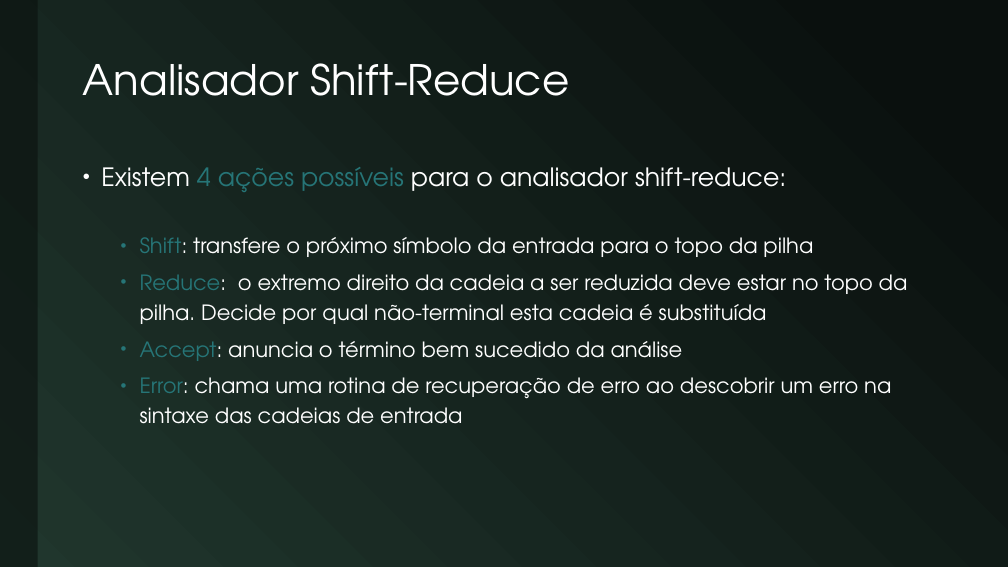
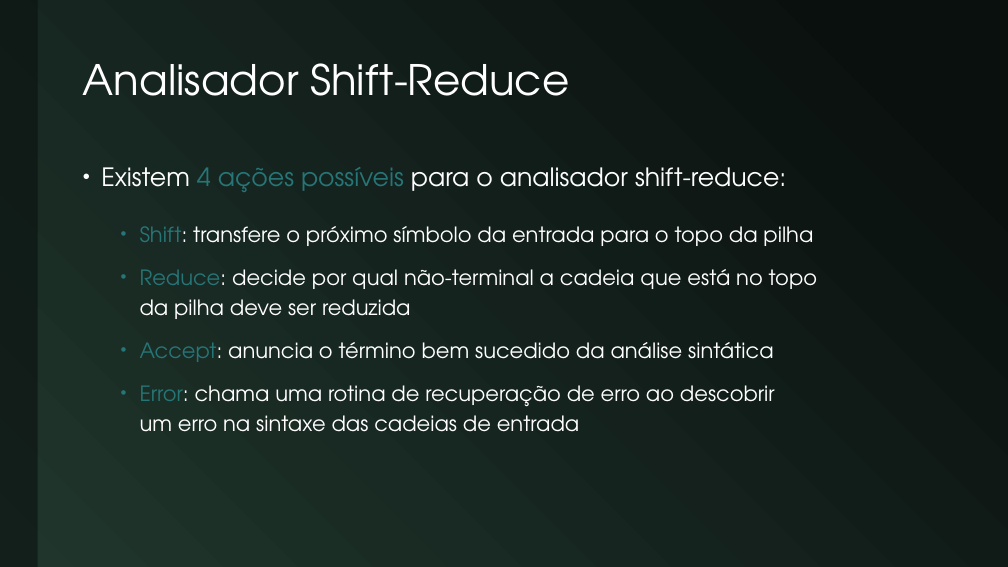
Before and after one commit to JudsonSS/Compiladores, a slide deck: slide 10 of Slides/23. Análise Ascendente.pptx (slide 8 before the commit). Drawn at 1008x567 pixels with LibreOffice and Linux fonts; fonts in the diff are those of the drawing. Boxes give left, top, right and bottom in pixels: in the first picture for what was removed or moved away, otherwise in the second. Text is boxed around its words. In the diff, an @@ line names an element or a change of style, - is before the commit and + after.

```diff
--- a/Slides/23. Análise Ascendente.pptx
+++ b/Slides/23. Análise Ascendente.pptx
@@ text at (x1=101, y1=167, x2=813, y2=246): more space between paragraphs @@
@@ text at (x1=140, y1=269, x2=818, y2=362): text changed @@
-  • Reduce: o extremo direito da cadeia a ser reduzida deve estar no topo da pilha. Decide por qual não-terminal esta cadeia é substituída
-  • Accept: anuncia o término bem sucedido da análise
+  • Reduce: decide por qual não-terminal a cadeia que está no topo
+    da pilha deve ser reduzida
+  • Accept: anuncia o término bem sucedido da análise sintática
```
Also in this commit, not shown: 12 other slides changed, 2 slides added.
